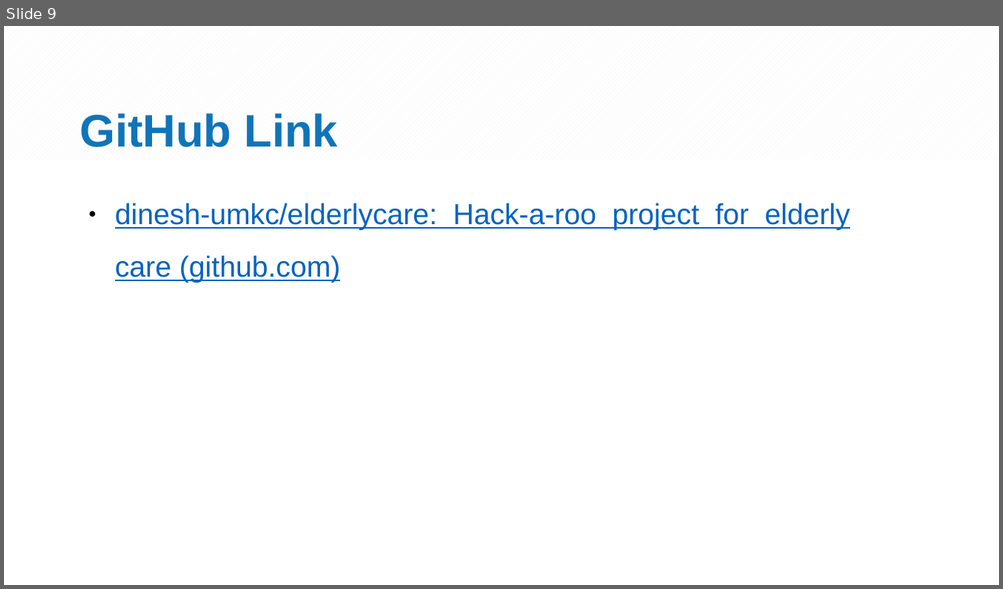
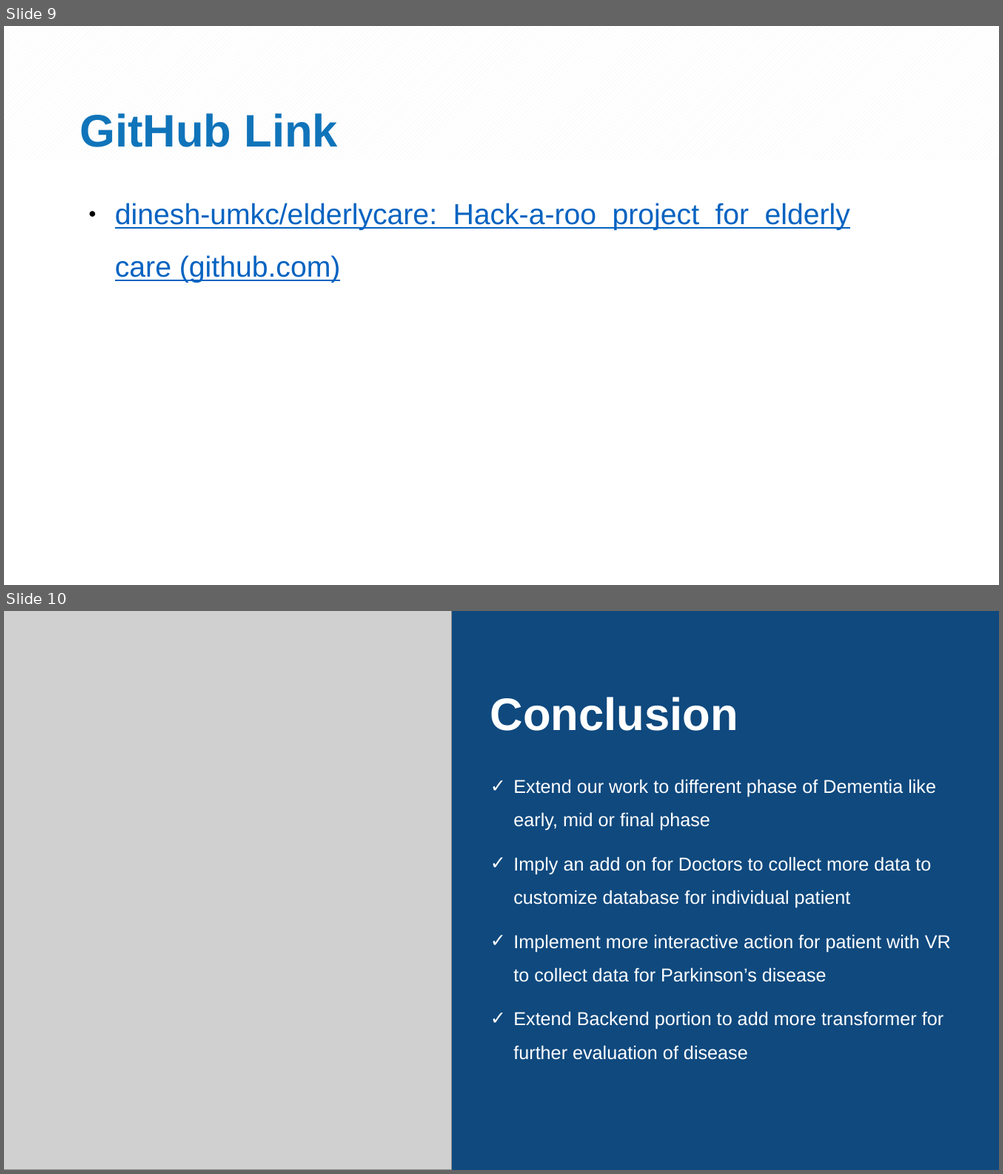
Before and after one commit to dinesh-umkc/elderlycare, a slide deck: Elderly care.pptx. Shown one above the other, each under a label of ours: slide 9 before the commit, slides 9 and 10 after it. The pictures are 1003x589 and 1003x1174 pixels, drawn with LibreOffice and Linux fonts; fonts in the diff are those of the drawing; grey boxes stand for pictures; background and template pictures are left out. Boxes give left, top, right and bottom in pixels: in the first picture for what was removed or moved away, otherwise in the second. Text is boxed around its words. In the diff, an @@ line names an element or a change of style, - is before the commit and + after.

```diff
--- a/Elderly care.pptx
+++ b/Elderly care.pptx
@@ slide 10 added at (4,611,999,1170), background #0F497E @@
@@ rectangle added at (4,612,452,1170), fill pattern #1074BA on #0F497E, outline #325491 1 pt @@
@@ picture added at (4,611,452,1170) @@
@@ text added at (490,697,738,731), 44 pt, text #FFFFFF, bold @@
+Conclusion
@@ text added at (513,779,950,1060), 18 pt, text #FFFFFF @@
+✓ Extend our work to different phase of Dementia like early, mid or final phase
+✓ Imply an add on for Doctors to collect more data to customize database for individual patient
+✓ Implement more interactive action for patient with VR to collect data for Parkinson’s disease
+✓ Extend Backend portion to add more transformer for further evaluation of disease
```
Also in this commit, not shown: 3 other slides added, 5 slides removed, 1 other file.
